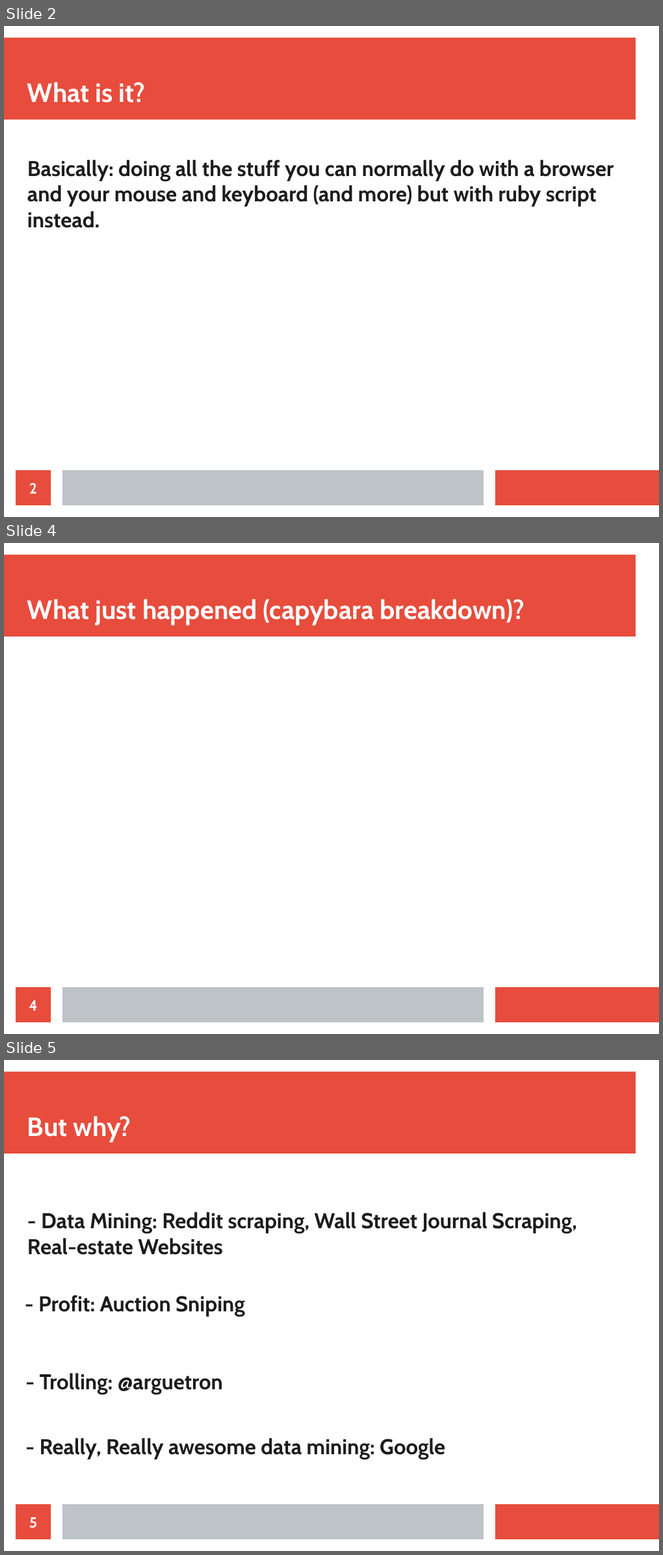
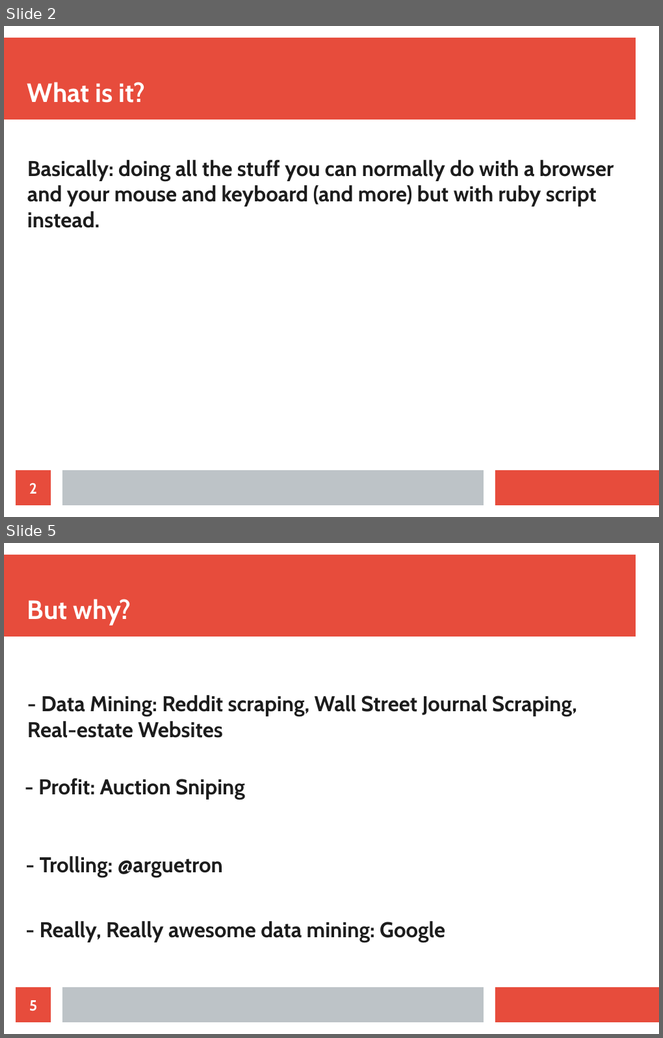
Before and after one commit to Lewington-pitsos/web_scraping_presentation, a slide deck: web_scraping.odp. Shown one above the other, each under a label of ours: slides 2, 4 and 5 before the commit, slides 2 and 5 after it; the slides between them are not shown. The pictures are 663x1555 and 663x1038 pixels, drawn with LibreOffice and Linux fonts; fonts in the diff are those of the drawing. Boxes give left, top, right and bottom in pixels: in the first picture for what was removed or moved away, otherwise in the second. Text is boxed around its words. In the diff, an @@ line names an element or a change of style, - is before the commit and + after.

```diff
--- a/web_scraping.odp
+++ b/web_scraping.odp
@@ slide 4 removed at bbox=[4, 543, 659, 1034], background #FFFFFF; not listed: 3 template elements that a slide beside it also shows @@
@@ title removed at bbox=[27, 599, 525, 626] @@
-What just happened (capybara breakdown)?
@@ page number removed at bbox=[16, 988, 51, 1023] @@
-4
```
Also in this commit, not shown: 1 slide changed, 3 slides added, 1 other slide removed, 14 other files.
